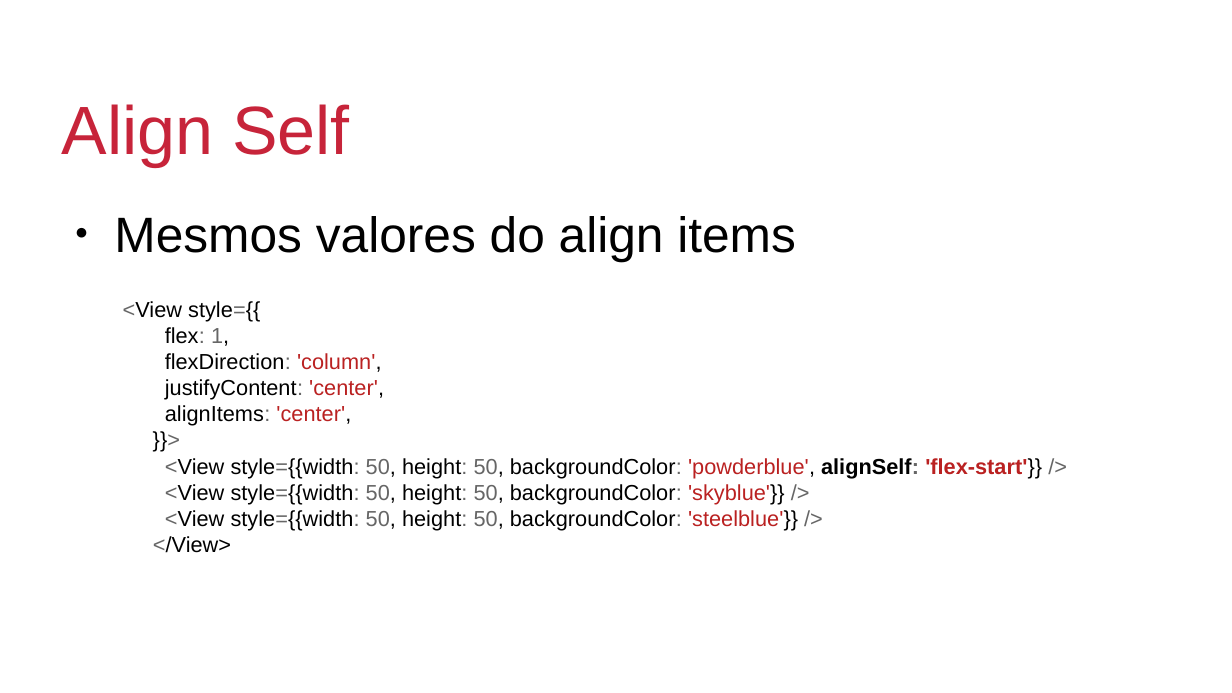
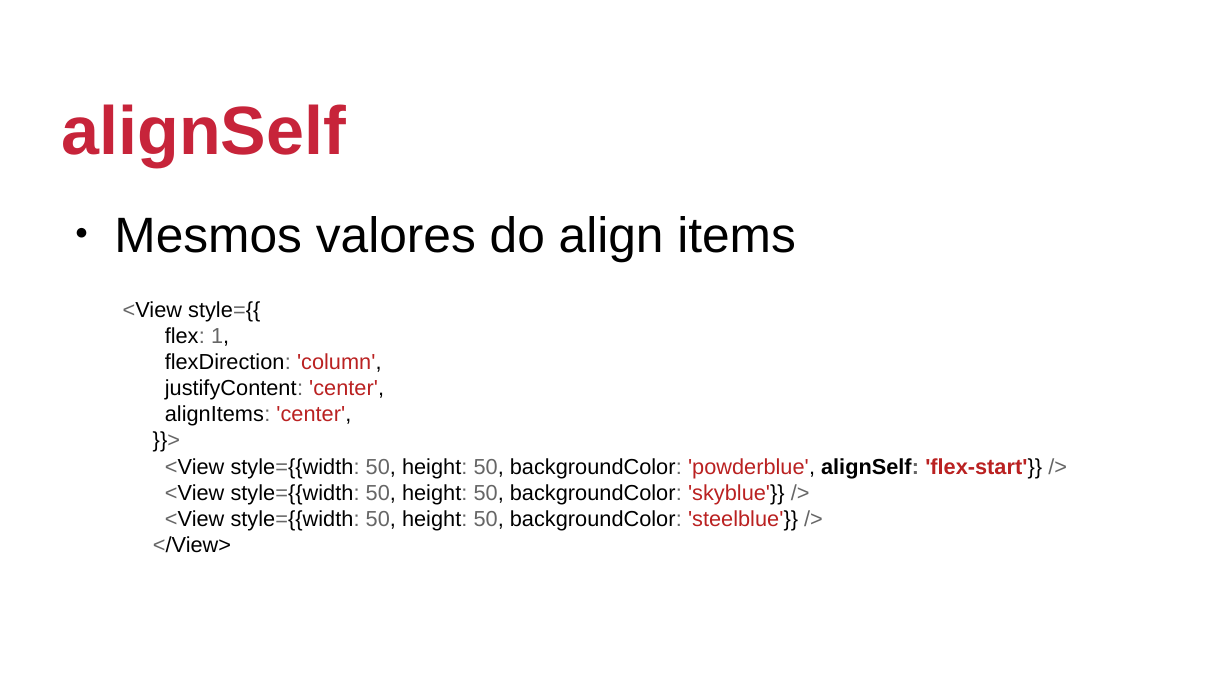
Before and after one commit to johnmagt/PIDM-2019_2, a slide deck: slide 57 of SLIDES/aula01.odp (slide 41 before the commit). Drawn at 1232x693 pixels with LibreOffice and Linux fonts; fonts in the diff are those of the drawing; background and template pictures are left out. Boxes give left, top, right and bottom in pixels: in the first picture for what was removed or moved away, otherwise in the second. Text is boxed around its words. In the diff, an @@ line names an element or a change of style, - is before the commit and + after.

```diff
--- a/SLIDES/aula01.odp
+++ b/SLIDES/aula01.odp
@@ title at [62,104,346,166]: text changed; bold on @@
-Align Self
+alignSelf
```
Also in this commit, not shown: 40 other slides changed, 22 slides added, 5 other files.
